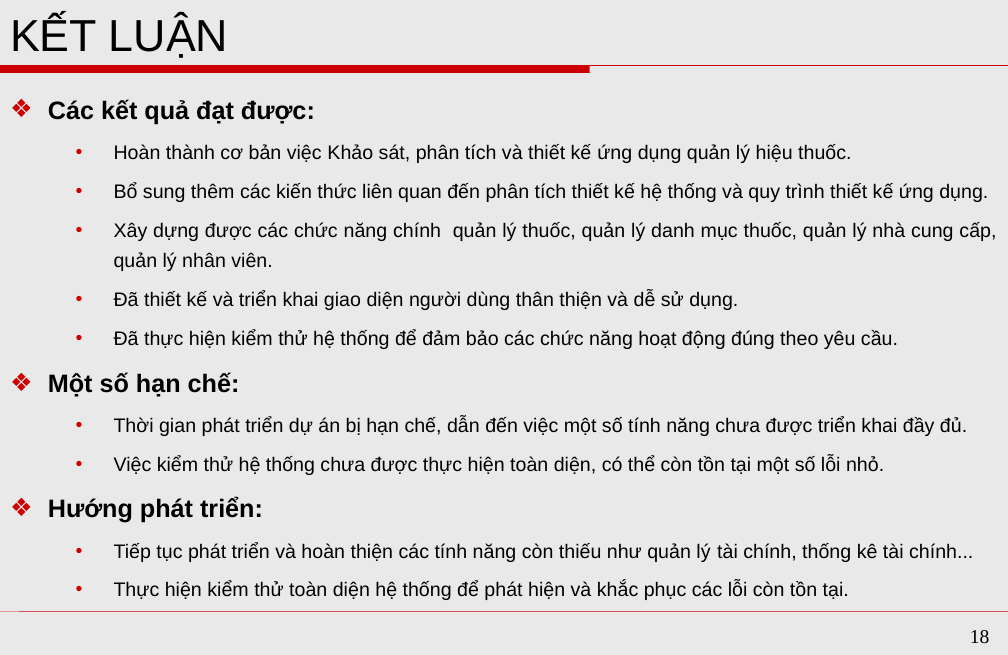
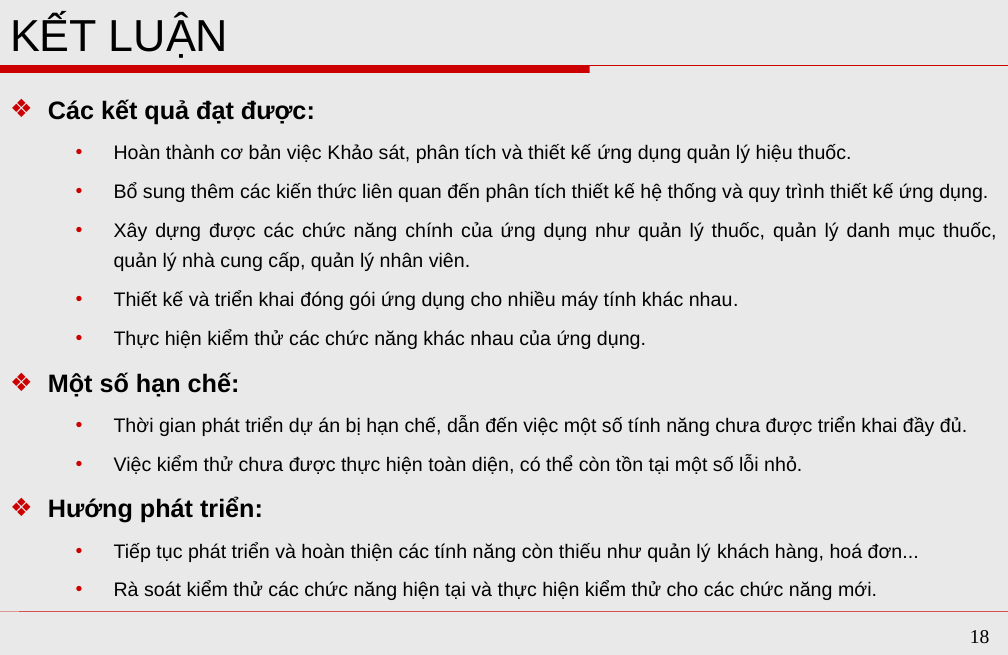
Before and after one commit to lrngy/5k1, a slide deck: slide 18 of Ung dung cong nghe ptpm/Bao cao/baocao (2).pptx. Drawn at 1008x655 pixels with LibreOffice and Linux fonts; fonts in the diff are those of the drawing. Boxes give left, top, right and bottom in pixels: in the first picture for what was removed or moved away, otherwise in the second. Text is boxed around its words. In the diff, an @@ line names an element or a change of style, - is before the commit and + after.

```diff
--- a/Ung dung cong nghe ptpm/Bao cao/baocao (2).pptx
+++ b/Ung dung cong nghe ptpm/Bao cao/baocao (2).pptx
@@ text at [114,222,996,349]: text changed @@
-  • Xây dựng được các chức năng chính quản lý thuốc, quản lý danh mục thuốc, quản lý nhà cung cấp, quản lý nhân viên.
-  • Đã thiết kế và triển khai giao diện người dùng thân thiện và dễ sử dụng.
-  • Đã thực hiện kiểm thử hệ thống để đảm bảo các chức năng hoạt động đúng theo yêu cầu.
+  • Xây dựng được các chức năng chính của ứng dụng như quản lý thuốc, quản lý danh mục thuốc, quản lý nhà cung cấp, quản lý nhân viên.
+  • Thiết kế và triển khai đóng gói ứng dụng cho nhiều máy tính khác nhau.
+  • Thực hiện kiểm thử các chức năng khác nhau của ứng dụng.
@@ text at [114,456,802,474]: text changed @@
-  • Việc kiểm thử hệ thống chưa được thực hiện toàn diện, có thể còn tồn tại một số lỗi nhỏ.
+  • Việc kiểm thử chưa được thực hiện toàn diện, có thể còn tồn tại một số lỗi nhỏ.
@@ text at [114,542,919,600]: text changed @@
-  • Tiếp tục phát triển và hoàn thiện các tính năng còn thiếu như quản lý tài chính, thống kê tài chính...
-  • Thực hiện kiểm thử toàn diện hệ thống để phát hiện và khắc phục các lỗi còn tồn tại.
+  • Tiếp tục phát triển và hoàn thiện các tính năng còn thiếu như quản lý khách hàng, hoá đơn...
+  • Rà soát kiểm thử các chức năng hiện tại và thực hiện kiểm thử cho các chức năng mới.
```
Also in this commit, not shown: 17 other files.
